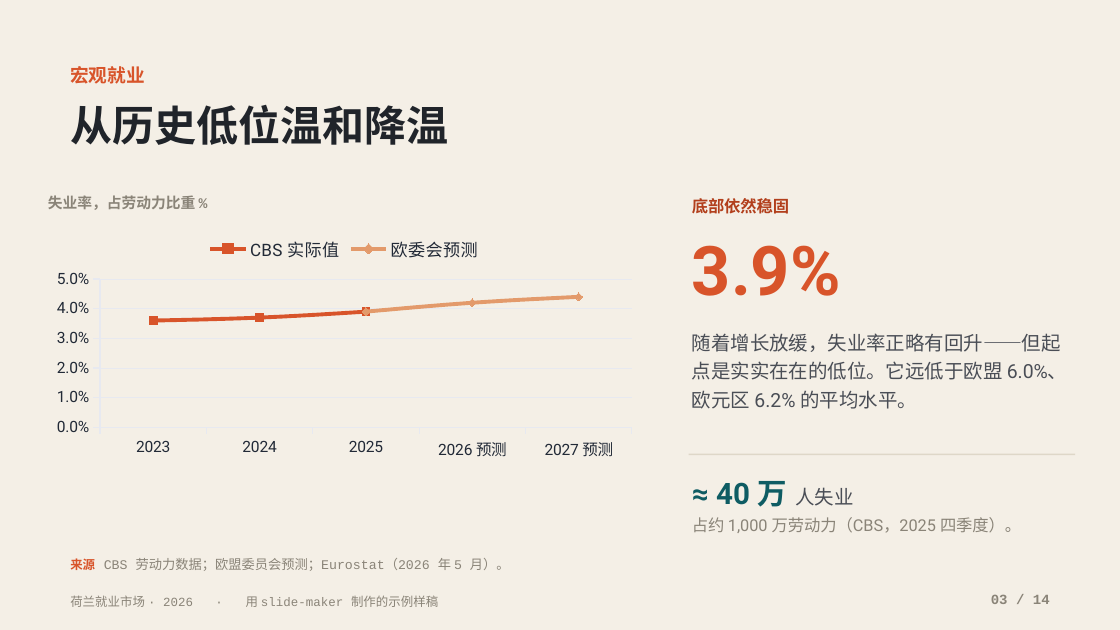
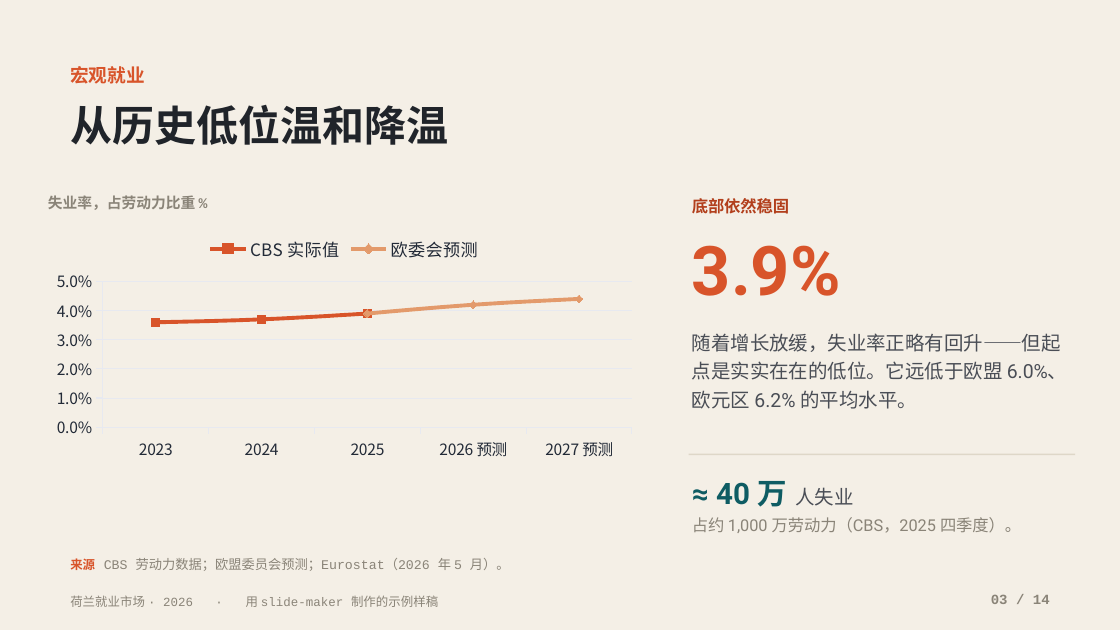
Before and after one commit to addsumtech/slides_maker-site, a slide deck: slide 3 of templates/decks/zh/nl-job-market-2026/template.pptx. Drawn at 1120x630 pixels with LibreOffice and Linux fonts; fonts in the diff are those of the drawing. Boxes give left, top, right and bottom in pixels: in the first picture for what was removed or moved away, otherwise in the second. Text is boxed around its words. In the diff, an @@ line names an element or a change of style, - is before the commit and + after.

```diff
--- a/templates/decks/zh/nl-job-market-2026/template.pptx
+++ b/templates/decks/zh/nl-job-market-2026/template.pptx
@@ line chart at bbox=[45, 224, 644, 465] @@
@@ legend changed @@
@@ category axis changed @@
@@ value axis changed @@
@@ lettering changed @@
```
Also in this commit, not shown: 3 other slides changed, 28 other files.
